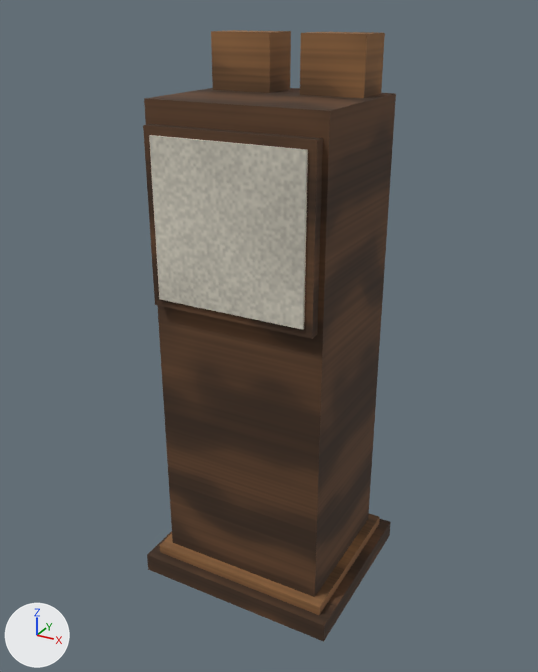
A saved change to the FBX model Assets/Project3D/Models/prop/vr_console.fbx.
Before and after are seen from a 50 mm camera at (0.639, -1.179, 1.117) aimed at (-0.005, -0.007, 0.531). Lighting does not change. The marker at lower left points along +X, +Y and +Z. The picture after the commit comes second.

Objects in the first picture: 'vr_console'.
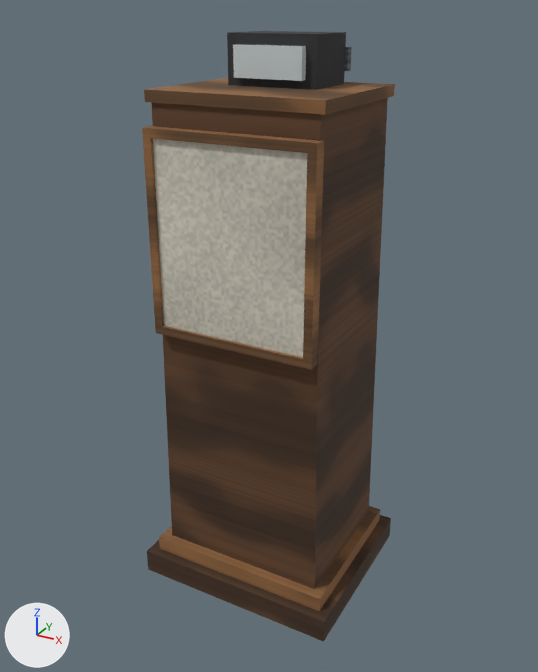
Changed parts and their boxes [x1, y1, x2, y2] in the pictures (538 x 672 px; the box of a moved part takes in the faces that stretch with it):
'vr_console', reshaped
    before: [143, 30, 396, 642]
    after: [142, 31, 395, 642]
part 1 of me_foot_001, added (brown)
    after: [159, 506, 380, 611]
part 2 of me_foot_001, added (brown)
    after: [144, 78, 395, 115]
part 3 of me_foot_001, added
    after: [153, 139, 307, 357]
part 4 of me_foot_001, added (brown)
    after: [142, 126, 324, 154]
part 5 of me_foot_001, added
    after: [227, 31, 346, 90]
part 6 of me_foot_001, added
    after: [233, 44, 306, 81]
part 7 of me_foot_001, added
    after: [345, 47, 352, 71]
part 8 of me_foot_001, rebuilt (14% wider, 19% taller)
    before: [149, 135, 308, 330]
    after: [143, 138, 324, 370]
part 9 of me_foot_001, rebuilt (6% narrower)
    before: [144, 88, 396, 597]
    after: [152, 98, 388, 589]
part 10 of me_foot_001, deleted
    before: [143, 30, 385, 615]
part 11 of me_foot_001, moved or reshaped
    before: [147, 519, 391, 642]
    after: [147, 515, 391, 642]

Diff of the bpy script that builds the scene:
```diff
--- a/Assets/Project3D/Models/prop/vr_console.fbx.py
+++ b/Assets/Project3D/Models/prop/vr_console.fbx.py
@@ mat_glass @@
+mat_glass = bpy.data.materials.new('glass')
+# uses the picture img_glass_png
@@ me_foot_001 @@
-me_foot_001.from_pydata(...)  # 72 vertices, 108 faces; spans x -0.21..0.21, y -0.18..0.18, z 0.0..1.08
+me_foot_001.from_pydata(...)  # 92 vertices, 144 faces; spans x -0.21..0.21, y -0.18..0.18, z 0.0..1.08
+# me_foot_001 part 1: a new loose piece, a box spanning x -0.19..0.19, y -0.16..0.16, z 0.05..0.08, in mat_wood_mid (picture img_wood_mid_png)
+# me_foot_001 part 2: a new loose piece, a box spanning x -0.165..0.165, y -0.145..0.145, z 0.975..0.995, in mat_wood_mid (picture img_wood_mid_png)
+# me_foot_001 part 3: a new loose piece, a box spanning x -0.145..0.145, y -0.156..-0.14, z 0.58..0.92, in mat_off_white (picture img_off_white_png)
+# me_foot_001 part 4: a new loose piece, a box spanning x -0.161..0.161, y -0.162..-0.138, z 0.92..0.936, in mat_wood_mid (picture img_wood_mid_png)
+# me_foot_001 part 5: a new loose piece, a box spanning x -0.085..0.085, y -0.01..0.105, z 0.995..1.08, in mat_charcoal (picture img_charcoal_png)
+# me_foot_001 part 6: a new loose piece, a box spanning x -0.065..0.065, y -0.024..-0.01, z 1.009..1.062, in mat_glass
+# me_foot_001 part 7: a new loose piece, a box spanning x -0.09..0.09, y 0.105..0.12, z 1.017..1.056, in mat_metal_iron (picture img_metal_iron_png)
+# me_foot_001 part 8: the loose piece of 8 vertices spanning x -0.145..0.145, y -0.165..-0.16, z 0.635..0.925 is rebuilt with 20 vertices and now spans x -0.161..0.161, y -0.162..-0.138, z 0.564..0.92, in mat_wood_mid (picture img_wood_mid_png)
+# me_foot_001 part 9: the loose piece of 8 vertices spanning x -0.17..0.17, y -0.14..0.14, z 0.06..0.98 is rebuilt with 8 vertices and now spans x -0.17..0.17, y -0.14..0.14, z 0.08..0.975
+# me_foot_001 part 10: 6 loose pieces with 48 vertices, spanning x -0.19..0.19, y -0.16..0.16, z 0.04..1.08, are deleted
+# me_foot_001 part 11
+# 4 vertices are removed from x -0.21..0.21, y -0.18..0.18, z 0.04
+# 10 faces are deleted
+# 4 vertices are added at (-0.21, -0.18, 0.05), (-0.21, 0.18, 0.05), (0.21, -0.18, 0.05), (0.21, 0.18, 0.05)
+# 10 new faces join them, mat_wood_dark (picture img_wood_dark_png)
 me_foot_001.materials.append(mat_wood_dark)
@@ me_foot_001 @@
 me_foot_001.materials.append(mat_off_white)
+me_foot_001.materials.append(mat_charcoal)  # picture img_charcoal_png
+me_foot_001.materials.append(mat_glass)
+me_foot_001.materials.append(mat_metal_iron)  # picture img_metal_iron_png
```
